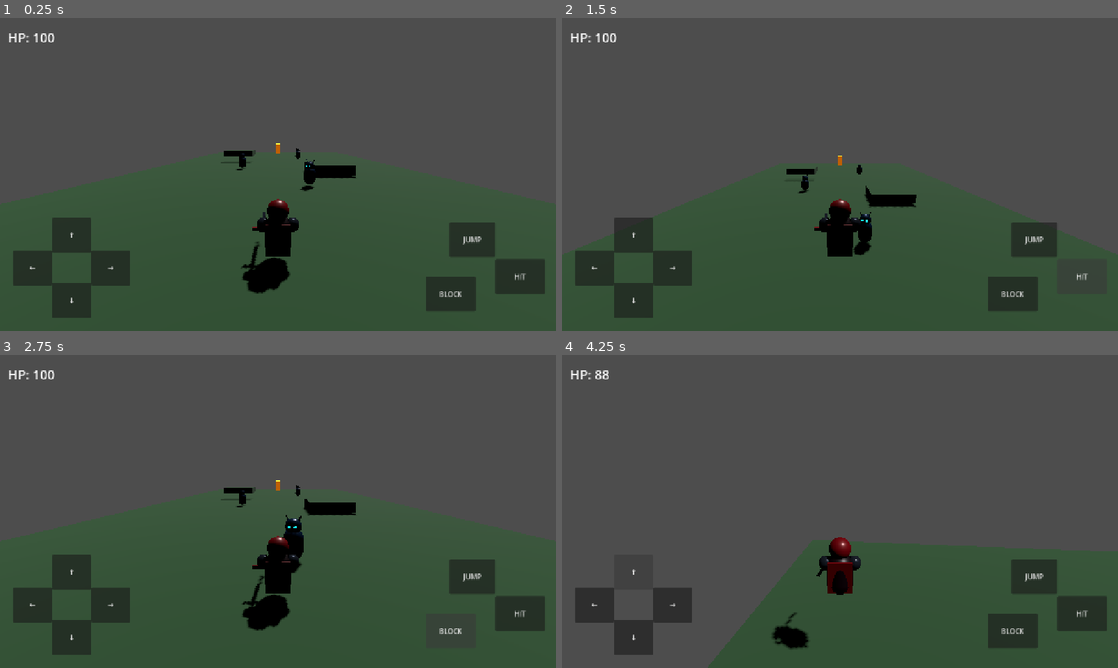
Above: before the commit, frames 1-4 (two rows, left to right).
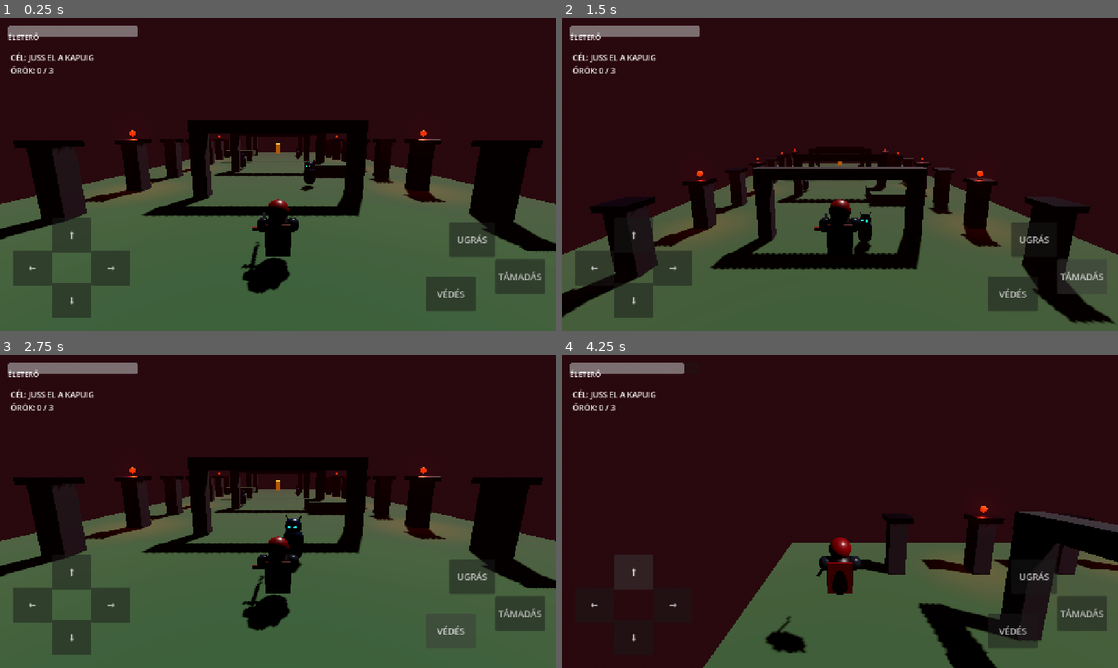
Above: after the commit, the same moments.

Repository: fuloplevente1998/reverse-supermario
Game: Godot game, scene res://scenes/main.tscn
Same seed, same stepped clock (60 frames per second), same inputs: the game is played once before the commit and once after it.
Inputs:
- Up to frame 1 (0.25 s): no input
- Up to frame 2 (1.5 s): click "JUMP" (after the commit: "UGRÁS") at 0.5 s; click "HIT" (after the commit: "TÁMADÁS") at 1.25 s
- Up to frame 3 (2.75 s): click "BLOCK" (after the commit: "VÉDÉS") at 2 s
- Up to frame 4 (4.25 s): click "↑" at 2.75 s; hold D (move_right) from 3.53 s (still down); hold K (block) from 3.53 s (still down); tap J (attack) at 3.6 s; tap Space (jump) at 3.77, 4.07 s

The runs differ from the first frame. In frame 1, 58% of the frame differs, in the area x 0-100%, y 0-92%; in frame 2, 72%; in frame 3, 58%; in frame 4, 81%, in the area x 0-100%, y 0-100%.

Commit message:
Rebuild HUD world atmosphere and restart flow

Diff:
--- a/scripts/game.gd
+++ b/scripts/game.gd
@@ -5,30 +5,171 @@
 @onready var status_label: Label = $UI/Status
 @onready var goal: Area3D = $Goal
 @onready var restart_button: Button = $UI/Restart
+@onready var controls: Control = $UI/Controls
+
+var hp_bar: ProgressBar
+var objective_label: Label
+var kill_label: Label
+var vignette: ColorRect
+var enemies_total := 0
+var enemies_defeated := 0
+var ended := false
 
 func _ready() -> void:
+    _setup_environment()
+    _build_world_details()
+    _style_interface()
+    _connect_gameplay()
+    _bind_touch_buttons()
+    _on_hp_changed(player.hp)
+
+func _connect_gameplay() -> void:
     player.hp_changed.connect(_on_hp_changed)
     player.died.connect(_on_player_died)
+    player.attack_performed.connect(_on_player_attack)
+    player.damage_taken.connect(_on_player_damage)
     goal.body_entered.connect(_on_goal_body_entered)
     restart_button.pressed.connect(_restart)
-    _on_hp_changed(player.hp)
-    _bind_touch_buttons()
+
+    var enemies := get_tree().get_nodes_in_group("enemies")
+    enemies_total = enemies.size()
+    for enemy in enemies:
+        if enemy.has_signal("defeated"):
+            enemy.defeated.connect(_on_enemy_defeated)
+    _update_kills()
+
+func _style_interface() -> void:
+    hp_label.text = ""
+
+    hp_bar = ProgressBar.new()
+    hp_bar.min_value = 0
+    hp_bar.max_value = player.max_hp
+    hp_bar.value = player.hp
+    hp_bar.show_percentage = false
+    hp_bar.custom_minimum_size = Vector2(300, 26)
+    $UI/TopBar.add_child(hp_bar)
+
+    var hp_text := Label.new()
+    hp_text.name = "HPText"
+    hp_text.text = "ÉLETERŐ"
+    hp_text.position = Vector2(0, -28)
+    hp_text.add_theme_font_size_override("font_size", 17)
+    $UI/TopBar.add_child(hp_text)
+
+    objective_label = Label.new()
+    objective_label.text = "CÉL: JUSS EL A KAPUIG"
+    objective_label.position = Vector2(24, 78)
+    objective_label.add_theme_font_size_override("font_size", 18)
+    $UI.add_child(objective_label)
+
+    kill_label = Label.new()
+    kill_label.position = Vector2(24, 108)
+    kill_label.add_theme_font_size_override("font_size", 18)
+    $UI.add_child(kill_label)
+
+    status_label.add_theme_font_size_override("font_size", 42)
+    status_label.modulate = Color(1.0, 0.86, 0.62, 1)
+
+    restart_button.text = "ÚJRAINDÍTÁS"
+    restart_button.visible = false
+    restart_button.z_index = 50
+    restart_button.mouse_filter = Control.MOUSE_FILTER_STOP
+    restart_button.add_theme_font_size_override("font_size", 24)
+
+    controls.z_index = 10
+
+    vignette = ColorRect.new()
+    vignette.set_anchors_and_offsets_preset(Control.PRESET_FULL_RECT)
+    vignette.mouse_filter = Control.MOUSE_FILTER_IGNORE
+    vignette.color = Color(0.35, 0.0, 0.0, 0.0)
+    vignette.z_index = 5
+    $UI.add_child(vignette)
+    $UI.move_child(vignette, 0)
+
+    _style_control_buttons()
+
+func _style_control_buttons() -> void:
+    var buttons := [
+        $UI/Controls/Move/Up,
+        $UI/Controls/Move/Down,
+        $UI/Controls/Move/Left,
+        $UI/Controls/Move/Right,
+        $UI/Controls/Actions/Jump,
+        $UI/Controls/Actions/Attack,
+        $UI/Controls/Actions/Block
+    ]
+    for button: Button in buttons:
+        button.add_theme_font_size_override("font_size", 21)
+        button.modulate = Color(1, 1, 1, 0.82)
+        button.focus_mode = Control.FOCUS_NONE
+
+    $UI/Controls/Actions/Jump.text = "UGRÁS"
+    $UI/Controls/Actions/Attack.text = "TÁMADÁS"
+    $UI/Controls/Actions/Block.text = "VÉDÉS"
 
 func _on_hp_changed(value: int) -> void:
-    hp_label.text = "HP: %d" % value
+    if hp_bar:
+        hp_bar.value = value
+
+func _on_enemy_defeated() -> void:
+    enemies_defeated += 1
+    _update_kills()
+    _pulse_status("ELLENFÉL LEGYŐZVE")
+
+func _update_kills() -> void:
+    if kill_label:
+        kill_label.text = "ŐRÖK: %d / %d" % [enemies_defeated, enemies_total]
+
+func _on_player_attack() -> void:
+    var camera := $Player/CameraPivot/Camera3D as Camera3D
+    if camera:
+        var base := camera.position
+        var tween := create_tween()
+        tween.tween_property(camera, "position", base + Vector3(0, 0, 0.16), 0.05)
+        tween.tween_property(camera, "position", base, 0.09)
+
+func _on_player_damage(amount: int, blocked: bool) -> void:
+    if vignette:
+        vignette.color = Color(0.1, 0.35, 0.8, 0.22) if blocked else Color(0.6, 0.0, 0.0, 0.28)
+        var tween := create_tween()
+        tween.tween_property(vignette, "color:a", 0.0, 0.3)
+    _pulse_status("VÉDVE -%d" % amount if blocked else "TALÁLAT -%d" % amount)
+
+func _pulse_status(text_value: String) -> void:
+    if ended:
+        return
+    status_label.text = text_value
+    status_label.modulate.a = 1.0
+    var tween := create_tween()
+    tween.tween_interval(0.45)
+    tween.tween_property(status_label, "modulate:a", 0.0, 0.35)
+    tween.tween_callback(func():
+        if not ended:
+            status_label.text = ""
+            status_label.modulate.a = 1.0
+    )
 
 func _on_player_died() -> void:
-    status_label.text = "LEGYOZTEK"
+    _finish_game("A HŐSÖK MEGÁLLÍTOTTAK")
+
+func _on_goal_body_entered(body: Node) -> void:
+    if body == player and not ended:
+        _finish_game("A KAPUT ELÉRTED")
+
+func _finish_game(message: String) -> void:
+    ended = true
+    status_label.text = message
+    status_label.modulate.a = 1.0
     restart_button.visible = true
+    restart_button.disabled = false
+    restart_button.grab_focus()
     player.set_physics_process(false)
-
-func _on_goal_body_entered(body: Node) -> void:
-    if body == player:
-        status_label.text = "CEL ELERVE"
-        restart_button.visible = true
-        player.set_physics_process(false)
+    controls.visible = false
 
 func _restart() -> void:
+    restart_button.disabled = true
+    for action in ["move_forward", "move_back", "move_left", "move_right", "jump", "attack", "block"]:
+        Input.action_release(action)
     get_tree().reload_current_scene()
 
 func _bind_touch_buttons() -> void:
@@ -45,3 +186,100 @@
         var action: StringName = bindings[button]
         button.button_down.connect(func(): player.set_touch_action(action, true))
         button.button_up.connect(func(): player.set_touch_action(action, false))
+
+func _setup_environment() -> void:
+    var env := Environment.new()
+    env.background_mode = Environment.BG_SKY
+    var sky := Sky.new()
+    var sky_mat := ProceduralSkyMaterial.new()
+    sky_mat.sky_top_color = Color(0.018, 0.022, 0.07, 1)
+    sky_mat.sky_horizon_color = Color(0.31, 0.09, 0.12, 1)
+    sky_mat.ground_bottom_color = Color(0.015, 0.018, 0.028, 1)
+    sky_mat.ground_horizon_color = Color(0.11, 0.055, 0.07, 1)
+    sky_mat.sun_angle_max = 12.0
+    sky.sky_material = sky_mat
+    env.sky = sky
+    env.ambient_light_source = Environment.AMBIENT_SOURCE_SKY
+    env.ambient_light_energy = 0.55
+    env.tonemap_mode = Environment.TONE_MAPPER_FILMIC
+    env.glow_enabled = true
+    env.fog_enabled = true
+    env.fog_light_color = Color(0.2, 0.08, 0.1, 1)
+    env.fog_light_energy = 0.55
+    env.fog_density = 0.012
+    env.fog_height = 0.0
+    $WorldEnvironment.environment = env
+
+func _build_world_details() -> void:
+    var stone := StandardMaterial3D.new()
+    stone.albedo_color = Color(0.105, 0.11, 0.14, 1)
+    stone.roughness = 0.86
+
+    var ember := StandardMaterial3D.new()
+    ember.albedo_color = Color(0.85, 0.12, 0.025, 1)
+    ember.emission_enabled = true
+    ember.emission = Color(0.95, 0.055, 0.012, 1)
+    ember.emission_energy_multiplier = 3.5
+
+    var metal := StandardMaterial3D.new()
+    metal.albedo_color = Color(0.12, 0.13, 0.17, 1)
+    metal.metallic = 0.72
+    metal.roughness = 0.31
+
+    for z in range(-6, 39, 6):
+        for side in [-1.0, 1.0]:
+            var pillar := MeshInstance3D.new()
+            var mesh := BoxMesh.new()
+            mesh.size = Vector3(1.2, 3.8 + float((z + 6) % 3) * 0.4, 1.2)
+            pillar.mesh = mesh
+            pillar.material_override = stone
+            pillar.position = Vector3(11.5 * side, mesh.size.y * 0.5, z)
+            add_child(pillar)
+
+            var cap := MeshInstance3D.new()
+            var cap_mesh := BoxMesh.new()
+            cap_mesh.size = Vector3(1.7, 0.35, 1.7)
+            cap.mesh = cap_mesh
+            cap.material_override = metal
+            cap.position = pillar.position + Vector3(0, mesh.size.y * 0.5 + 0.15, 0)
+            add_child(cap)
+
+            if z % 12 == 0:
+                var crystal := MeshInstance3D.new()
+                var crystal_mesh := SphereMesh.new()
+                crystal_mesh.radius = 0.22
+                crystal_mesh.height = 0.44
+                crystal.mesh = crystal_mesh
+                crystal.material_override = ember
+                crystal.position = cap.position + Vector3(0, 0.65, 0)
+                add_child(crystal)
+
+                var light := OmniLight3D.new()
+                light.light_color = Color(1.0, 0.16, 0.04, 1)
+                light.light_energy = 2.2
+                light.omni_range = 7.0
+                light.position = crystal.position
+                add_child(light)
+
+    for z in [-2.0, 10.0, 23.0, 34.0]:
+        var arch_left := MeshInstance3D.new()
+        var arch_mesh := BoxMesh.new()
+        arch_mesh.size = Vector3(1.0, 5.2, 1.0)
+        arch_left.mesh = arch_mesh
+        arch_left.material_override = stone
+        arch_left.position = Vector3(-5.5, 2.6, z)
+        add_child(arch_left)
+
+        var arch_right := MeshInstance3D.new()
+        arch_right.mesh = arch_mesh
+        arch_right.material_override = stone
+        arch_right.position = Vector3(5.5, 2.6, z)
+        add_child(arch_right)
+
+        var lintel := MeshInstance3D.new()
+        var lintel_mesh := BoxMesh.new()
+        lintel_mesh.size = Vector3(12.0, 0.8, 1.1)
+        lintel.mesh = lintel_mesh
+        lintel.material_override = stone
+        lintel.position = Vector3(0, 5.0, z)
+        add_child(lintel)
